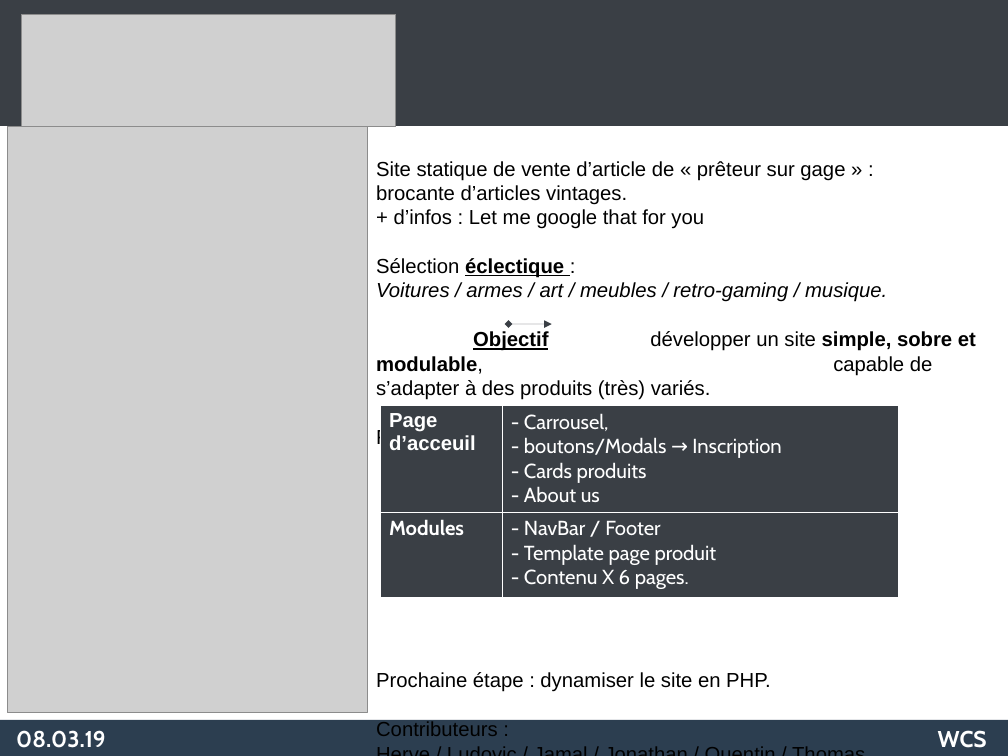
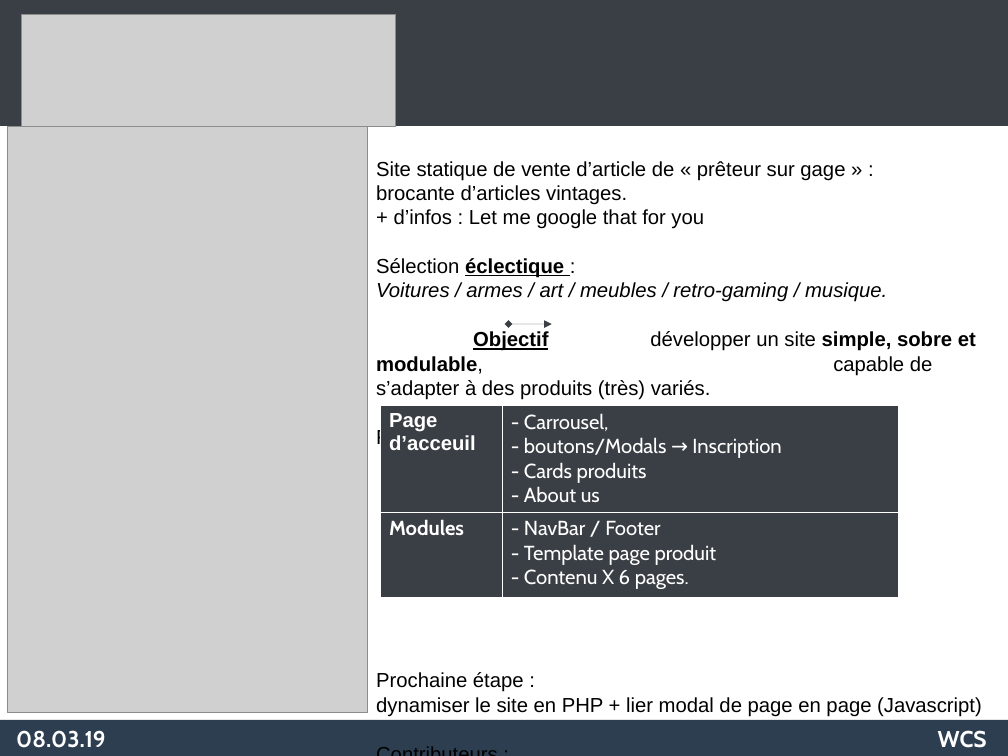
Before and after one commit to ThomasReyLyon/pawn_shop, a slide deck: slide 1 of presentation_PawnShop.odp. Drawn at 1008x756 pixels with LibreOffice and Linux fonts; fonts in the diff are those of the drawing; grey boxes stand for pictures; background and template pictures are left out. Boxes give left, top, right and bottom in pixels: in the first picture for what was removed or moved away, otherwise in the second. Text is boxed around its words. In the diff, an @@ line names an element or a change of style, - is before the commit and + after.

```diff
--- a/presentation_PawnShop.odp
+++ b/presentation_PawnShop.odp
@@ text at (376, 672, 982, 717): text changed @@
-Prochaine étape : dynamiser le site en PHP.
+Prochaine étape :
+dynamiser le site en PHP + lier modal de page en page (Javascript)
```
Also in this commit, not shown: 5 other files.
